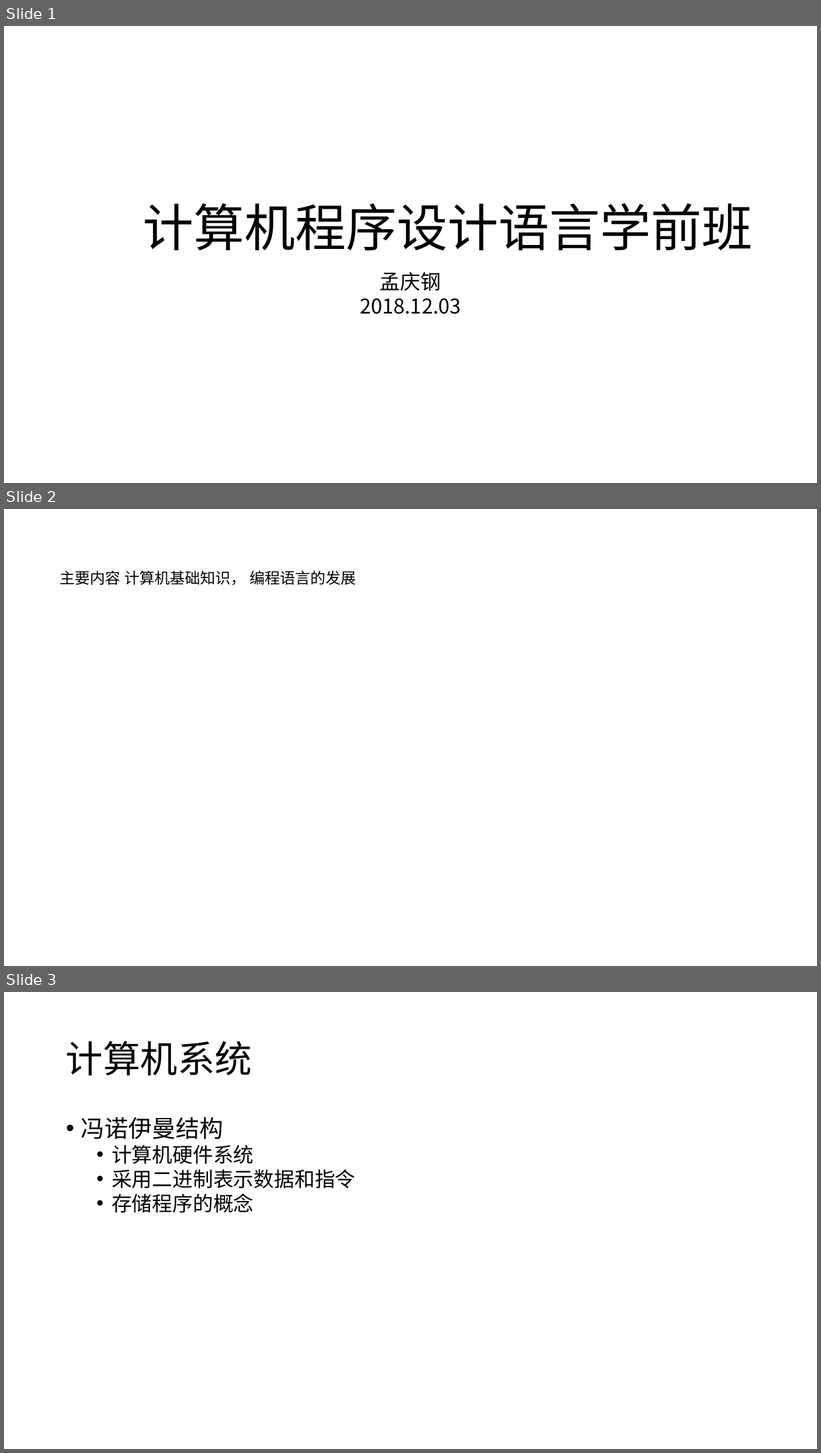
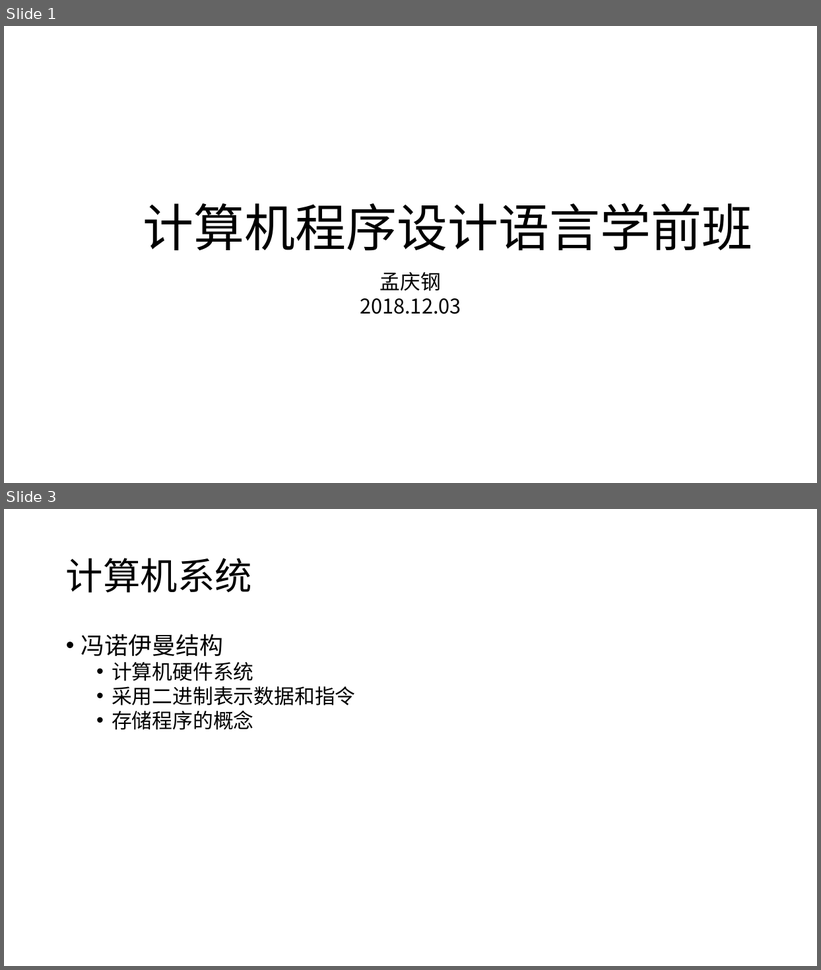
Before and after one commit to cloudspurs/klz, a slide deck: programming/pre_school.pptx. Shown one above the other, each under a label of ours: slides 1, 2 and 3 before the commit, slides 1 and 3 after it; the slides between them are not shown. The pictures are 821x1453 and 821x970 pixels, drawn with LibreOffice and Linux fonts; fonts in the diff are those of the drawing. Boxes give left, top, right and bottom in pixels: in the first picture for what was removed or moved away, otherwise in the second. Text is boxed around its words. In the diff, an @@ line names an element or a change of style, - is before the commit and + after.

```diff
--- a/programming/pre_school.pptx
+++ b/programming/pre_school.pptx
@@ slide 2 removed at <box>4,509,817,966</box>, background #FFFFFF @@
@@ text removed at <box>60,570,356,586</box> @@
-主要内容 计算机基础知识， 编程语言的发展
```
Also in this commit, not shown: 1 slide changed, 3 slides added, 1 other file.
